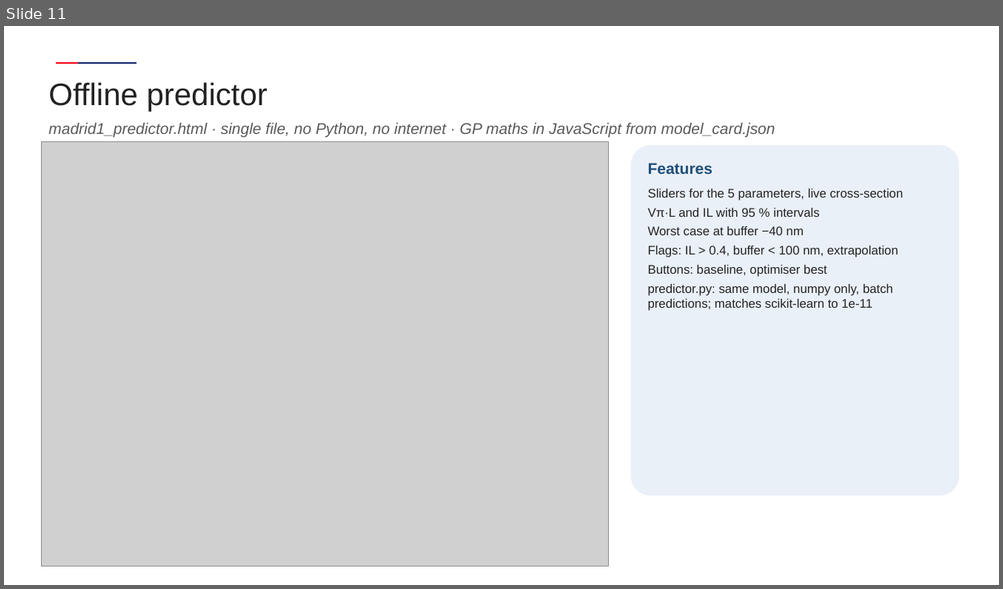
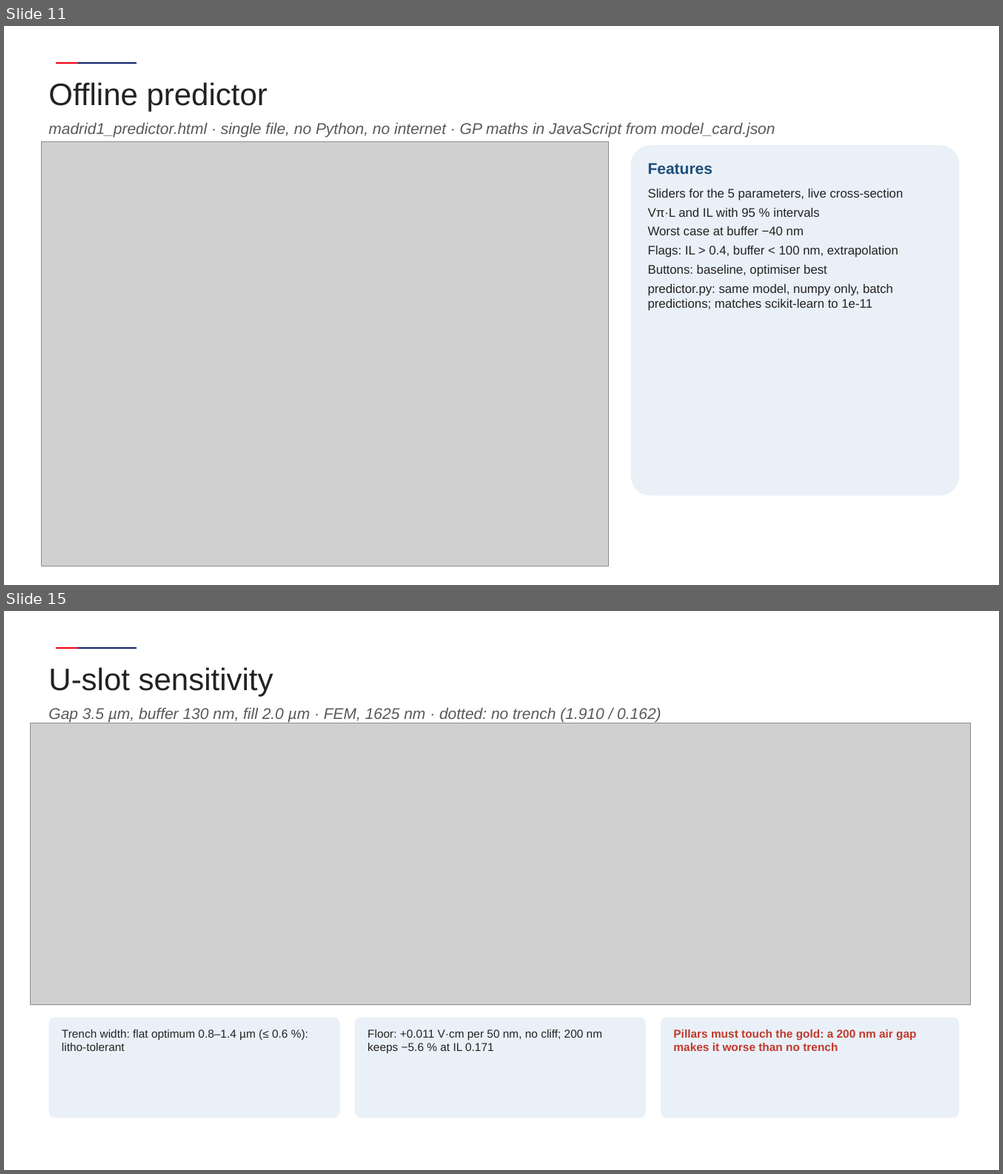
Before and after one commit to andreimuresian/claude, a slide deck: results/madrid/m1/deck/Madrid1_results_AFR.pptx. Shown one above the other, each under a label of ours: slide 11 before the commit, slides 11 and 15 after it; the slides between them are not shown. The pictures are 1003x589 and 1003x1174 pixels, drawn with LibreOffice and Linux fonts; fonts in the diff are those of the drawing; grey boxes stand for pictures; background and template pictures are left out. Boxes give left, top, right and bottom in pixels: in the first picture for what was removed or moved away, otherwise in the second. Text is boxed around its words. In the diff, an @@ line names an element or a change of style, - is before the commit and + after.

```diff
--- a/results/madrid/m1/deck/Madrid1_results_AFR.pptx
+++ b/results/madrid/m1/deck/Madrid1_results_AFR.pptx
@@ slide 15 added at (4, 611, 999, 1170), background #FFFFFF; not listed: 2 template elements that a slide beside it also shows @@
@@ text added at (48, 667, 273, 696), 30 pt, text #222222 @@
+U-slot sensitivity
@@ text added at (48, 708, 660, 723), 15 pt, text #595959, italic @@
+Gap 3.5 µm, buffer 130 nm, fill 2.0 µm · FEM, 1625 nm · dotted: no trench (1.910 / 0.162)
@@ picture added at (30, 723, 970, 1005) @@
@@ rounded rectangle added at (48, 1017, 340, 1119), fill #EAF0F7, 11 pt, text #222222 @@
+Trench width: flat optimum 0.8–1.4 µm (≤ 0.6 %): litho-tolerant
@@ rounded rectangle added at (355, 1017, 646, 1119), fill #EAF0F7, 11 pt, text #222222 @@
+Floor: +0.011 V·cm per 50 nm, no cliff; 200 nm keeps −5.6 % at IL 0.171
@@ rounded rectangle added at (660, 1017, 959, 1119), fill #EAF0F7, 11 pt, text #C0392B, bold @@
+Pillars must touch the gold: a 200 nm air gap makes it worse than no trench
```
Also in this commit, not shown: 1 slide changed, 4 other slides added, 22 other files.
